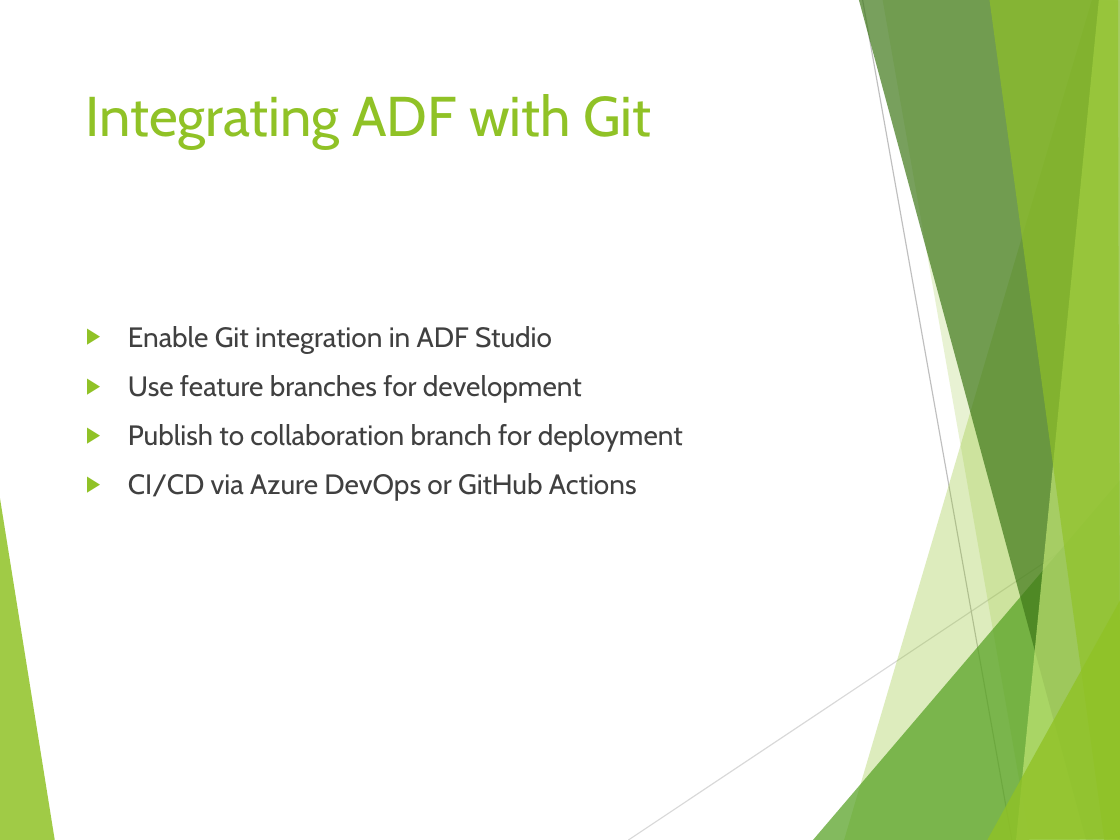
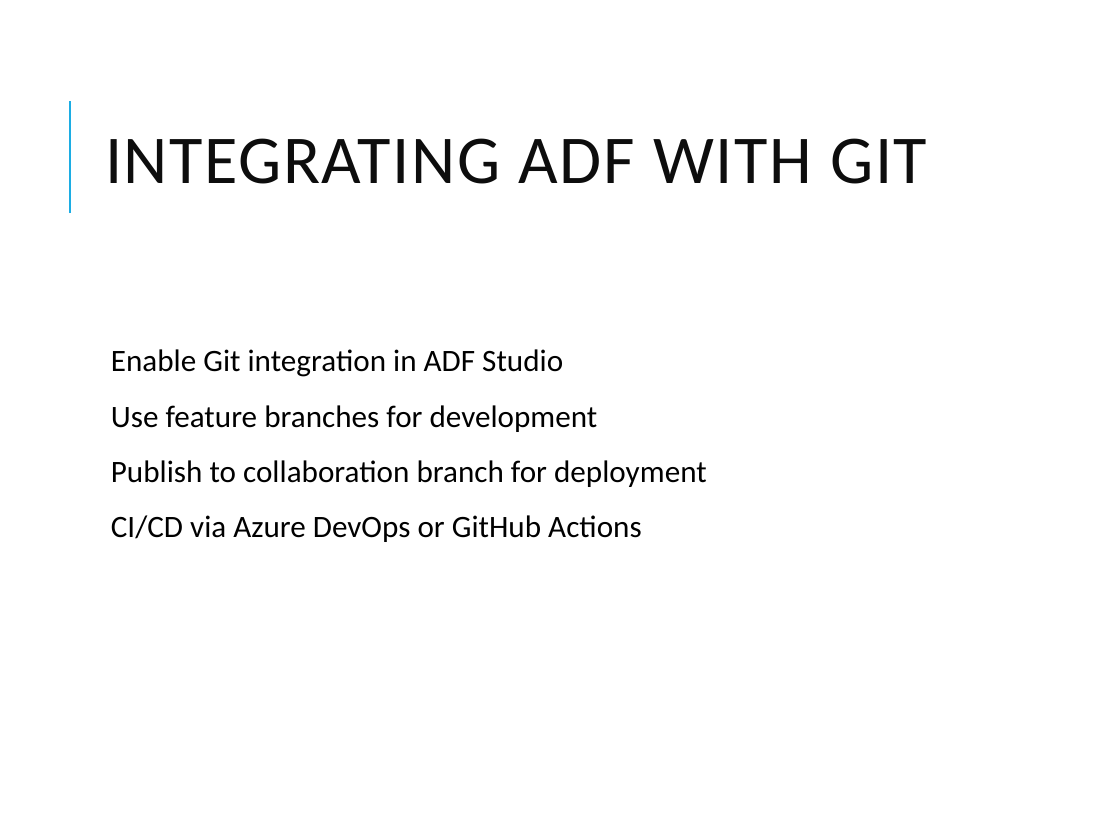
Before and after one commit to vivek1570/DE-Content-WithSnowflakes, a slide deck: slide 11 of Week-1/Day-4/ADF_Advanced_Concepts.pptx (slide 9 before the commit). Drawn at 1120x840 pixels with LibreOffice and Linux fonts; fonts in the diff are those of the drawing. Boxes give left, top, right and bottom in pixels: in the first picture for what was removed or moved away, otherwise in the second. Text is boxed around its words. In the diff, an @@ line names an element or a change of style, - is before the commit and + after.

```diff
--- a/Week-1/Day-4/ADF_Advanced_Concepts.pptx
+++ b/Week-1/Day-4/ADF_Advanced_Concepts.pptx
@@ title "INTEGRATING ADF WITH GIT" at (105,138,928,184): vertical alignment top to middle @@
@@ line added from (69, 213) to (69, 101), #1CADE4 1.5 pt @@
@@ title at (105,138,928,184): text changed; size 36 to 44 pt; font Cabin to Calibri; text colour #90C226 to #0D0D0D @@
-Integrating ADF with Git
+INTEGRATING ADF WITH GIT
@@ text "Enable Git integration in ADF ...": place and size @@
-text "Enable Git integration in ADF ..." at (128,326,683,501)
+text "Enable Git integration in ADF ..." at (111,349,707,542)
@@ text "Enable Git integration in ADF ..." at (111,349,707,542): size 18 to 20 pt, font Cabin to Calibri, text colour #404040 to #000000; bullet ▶ to  ; line spacing 1 to 0.9; more space between paragraphs; bullet colour #90C226 to #1CADE4 @@
@@ group removed at (0,0,1120,840): 8 freeform shapes, 2 lines @@
```
Also in this commit, not shown: 9 other slides changed, 2 slides added, 20 other files.
